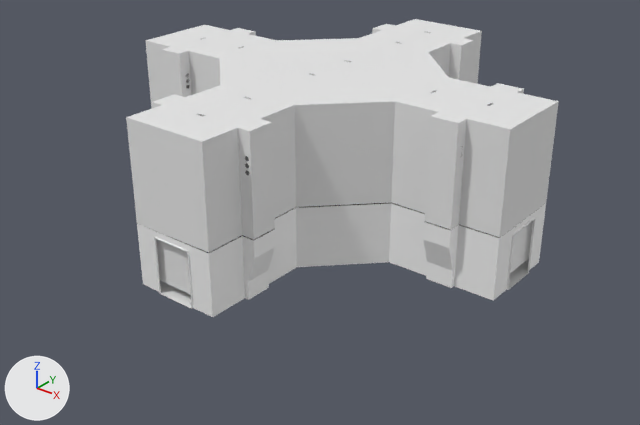
An edit to the FBX model Assets/Prefabs/F1Prefabs/F1_C4-1.fbx, drawn before and after from the same camera.
One viewpoint serves both versions: a 50 mm lens placed at (58.2, -74.5, 46.1), pointed at (1.1, -3.2, 1.9). Lighting does not change. The marker at lower left points along +X, +Y and +Z. The picture after the commit comes second. Where no turn or scale is listed for an object, it has been applied to the vertices.

Objects in the first picture: 'F1_C4_Trigger4-1', 'F1_C4_Trigger4-2', 'F1_Corridor4-1' and 2 more.
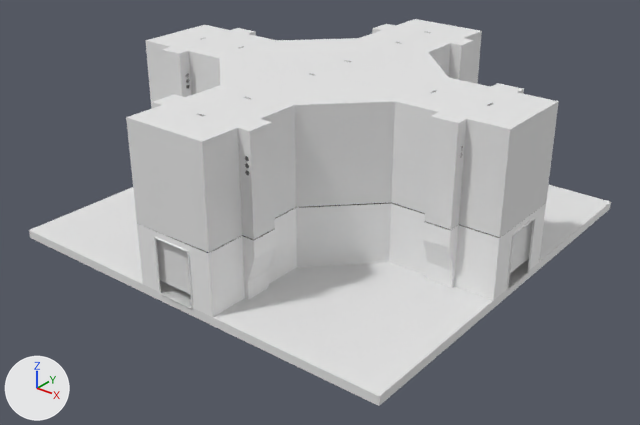
Pixel boxes [x1, y1, x2, y2] of what changed, in the pictures (640 x 425 px):
```json
{"object": "Floor", "change": "added", "after": [29, 185, 611, 406]}
```

Scene script edits in JSON lines:
```json
{"op": "add", "block": "me_cube_090", "code": ["me_cube_090 = bpy.data.meshes.new('Cube.090')", "me_cube_090.from_pydata(...)  # a box spanning x -24.5..24.5, y -24.5..24.5, z -1.0..0.0"]}
{"op": "add", "block": "ob_floor", "code": ["ob_floor = bpy.data.objects.new('Floor', me_cube_090)", "ob_floor.location = (0.0, 0.0, 0.0)"]}
```
